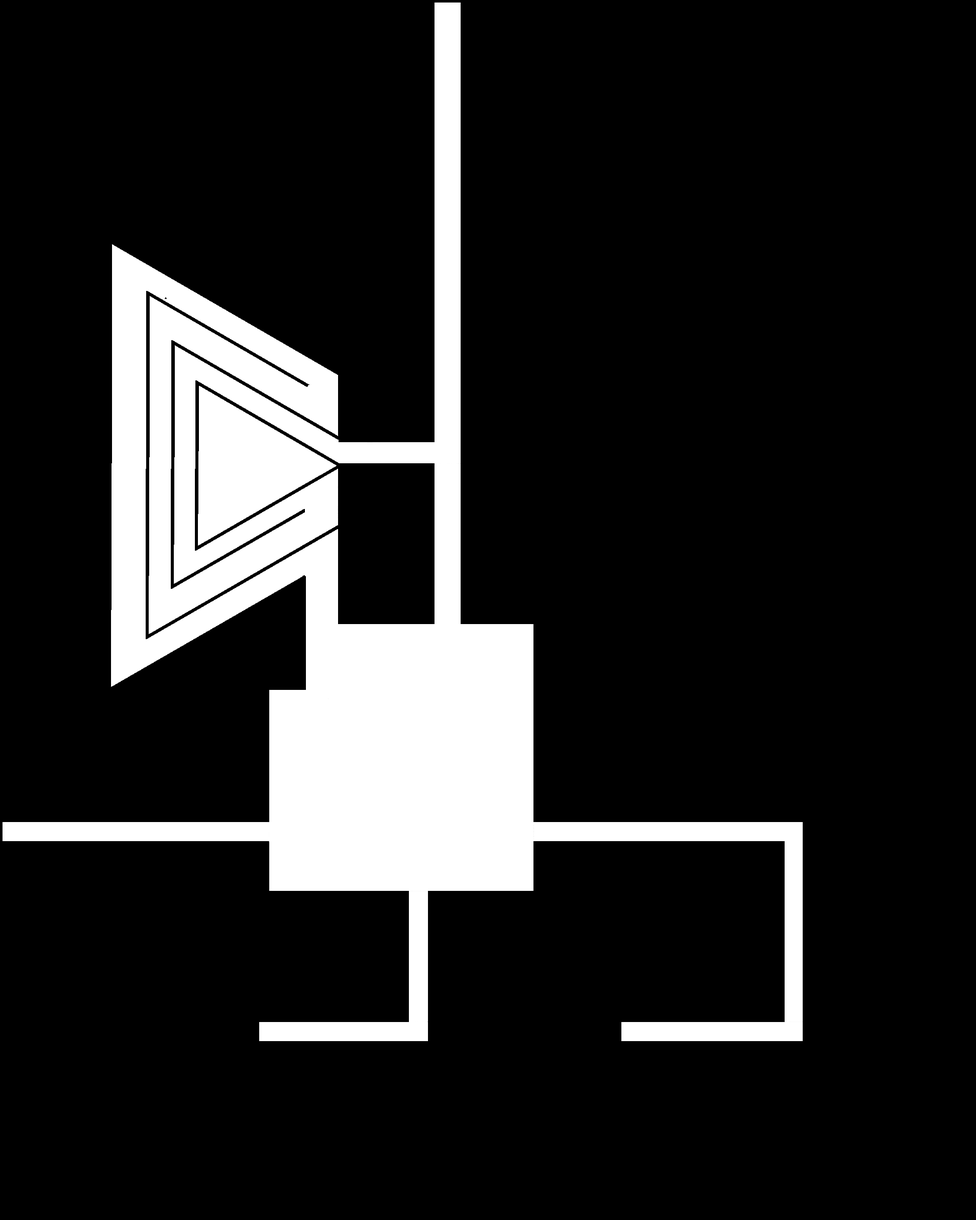
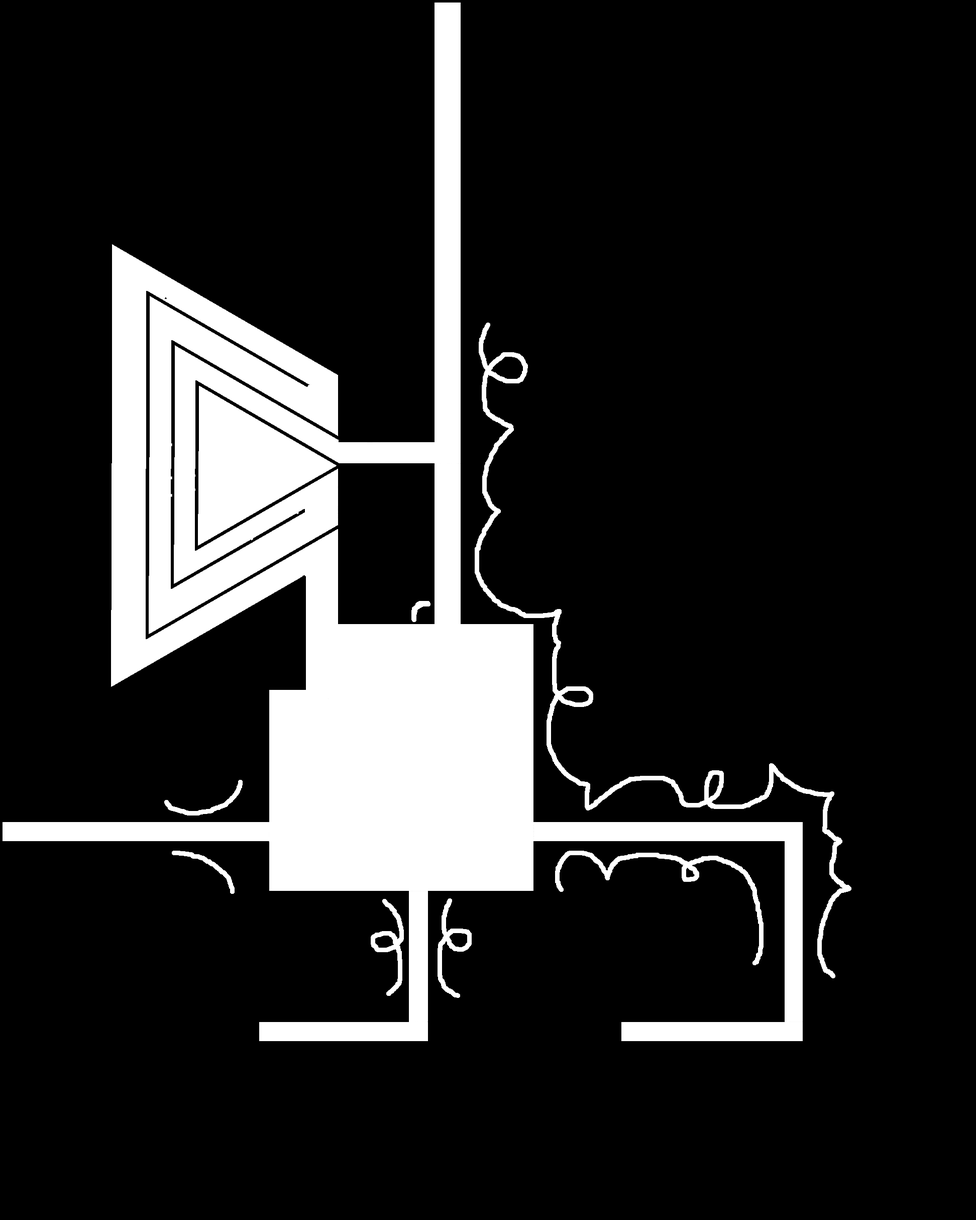
Two versions of the same layered image (976x1220). Layer-by-layer changes:
added layer "hold" (1st of 2) above "hold" over [194, 474, 196, 491]
added layer "hold" (2nd of 2) above "Hold" over [170, 443, 173, 498]
added layer "breathe out" (2nd of 3) above "breathe out" over [250, 512, 300, 541]
painted on "Layer 1" over [164, 322, 852, 999]
